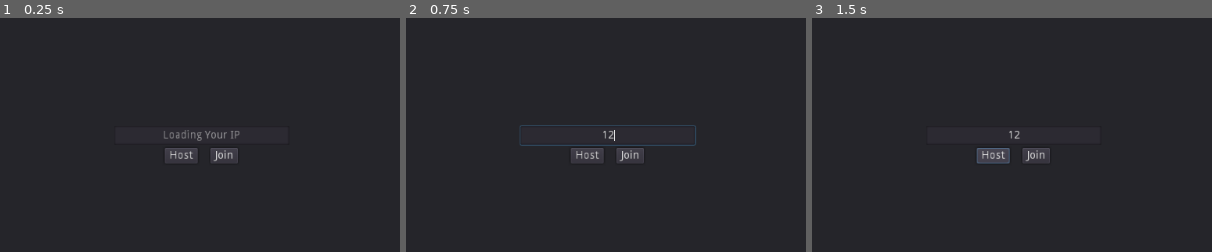
Above: before the commit, frames 1-3 (left to right).
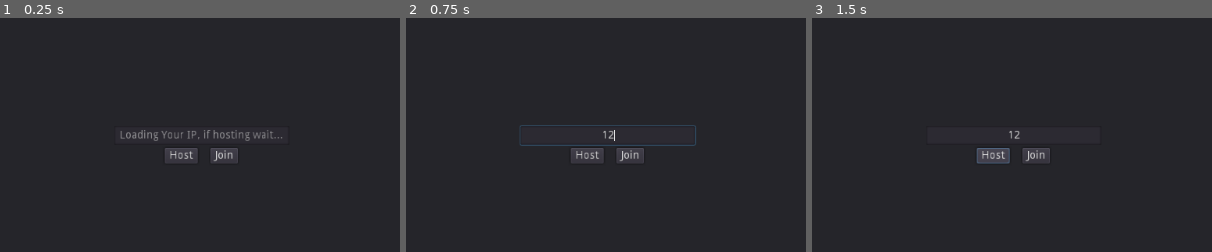
Above: after the commit, the same moments.

Repository: MichaelBelousov/optt-multiplayer-jam
Game: Godot game, scene res://ui/ConnectMenu.tscn
Two runs of this game, one before a commit and one after it. Both use one fixed random seed, a clock stepped at 60 frames per second and the inputs below. This scene is started directly instead of the project's main scene.
Inputs (mouse positions are % of the whole screen's width and height, from its top left):
- Up to frame 1 (0.25 s): no input
- Up to frame 2 (0.75 s): click (50, 46) at 0.52 s; type "12" at 0.6 s
- Up to frame 3 (1.5 s): click "Host" at 1.25 s
The pictures show only the part of the screen within x 25-75%, y 21-71%; the shares and areas given below are measured in that part.

The runs differ from the first frame. In frame 1, 0.6% of the frame differs, in the area x 30-71%, y 47-53%; in frame 2, nothing differs; in frame 3, nothing differs.
Error before the commit: Invalid set index 'name' (on base: 'Reference (HostNetContext.gd)') with value of type 'String'. (res://ui/ConnectMenu.gd:24)

Commit message:
fix not extending node in net context scripts

Diff:
--- a/net/ClientNetContext.gd
+++ b/net/ClientNetContext.gd
@@ -1 +1,3 @@
 ## node at /root/NetContext containing information about the current network connections when you are the host
+
+extends Node
--- a/net/HostNetContext.gd
+++ b/net/HostNetContext.gd
@@ -1 +1,3 @@
 ## node at /root/NetContext containing information about the current network connections when you are the host
+
+extends Node
--- a/ui/ConnectMenu.tscn
+++ b/ui/ConnectMenu.tscn
@@ -22,7 +22,7 @@
 margin_right = 222.0
 margin_bottom = 24.0
 align = 1
-placeholder_text = "Loading Your IP"
+placeholder_text = "Loading Your IP, if hosting wait..."
 
 [node name="Center" type="CenterContainer" parent="VBoxContainer"]
 margin_top = 28.0
